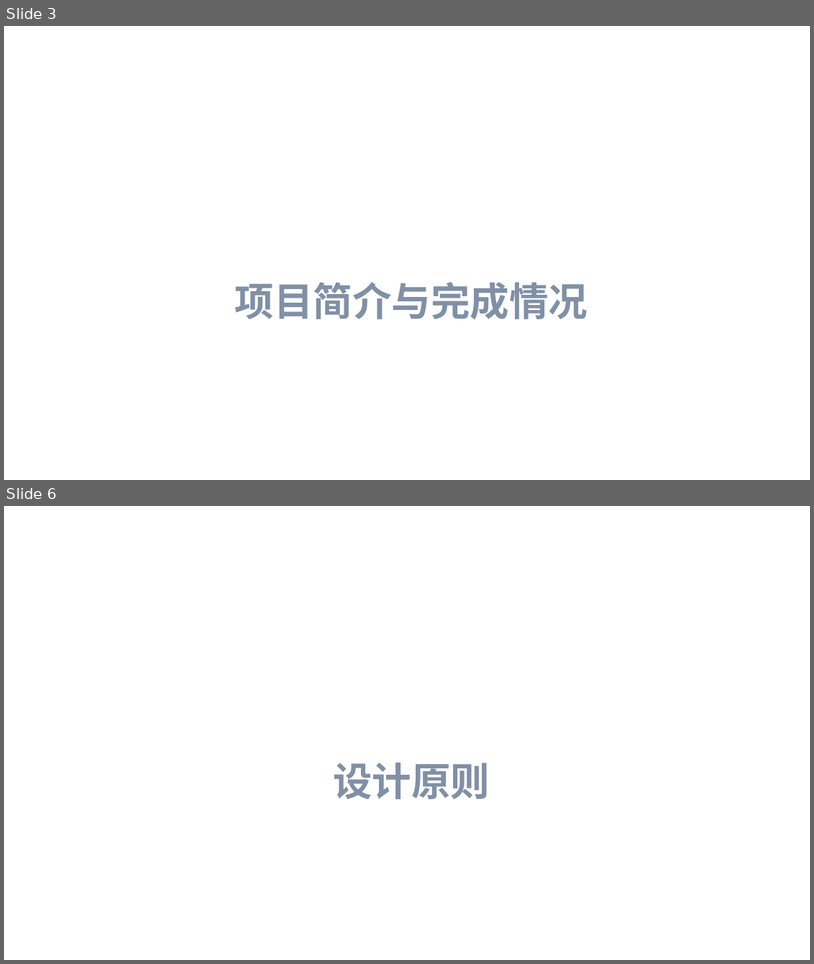
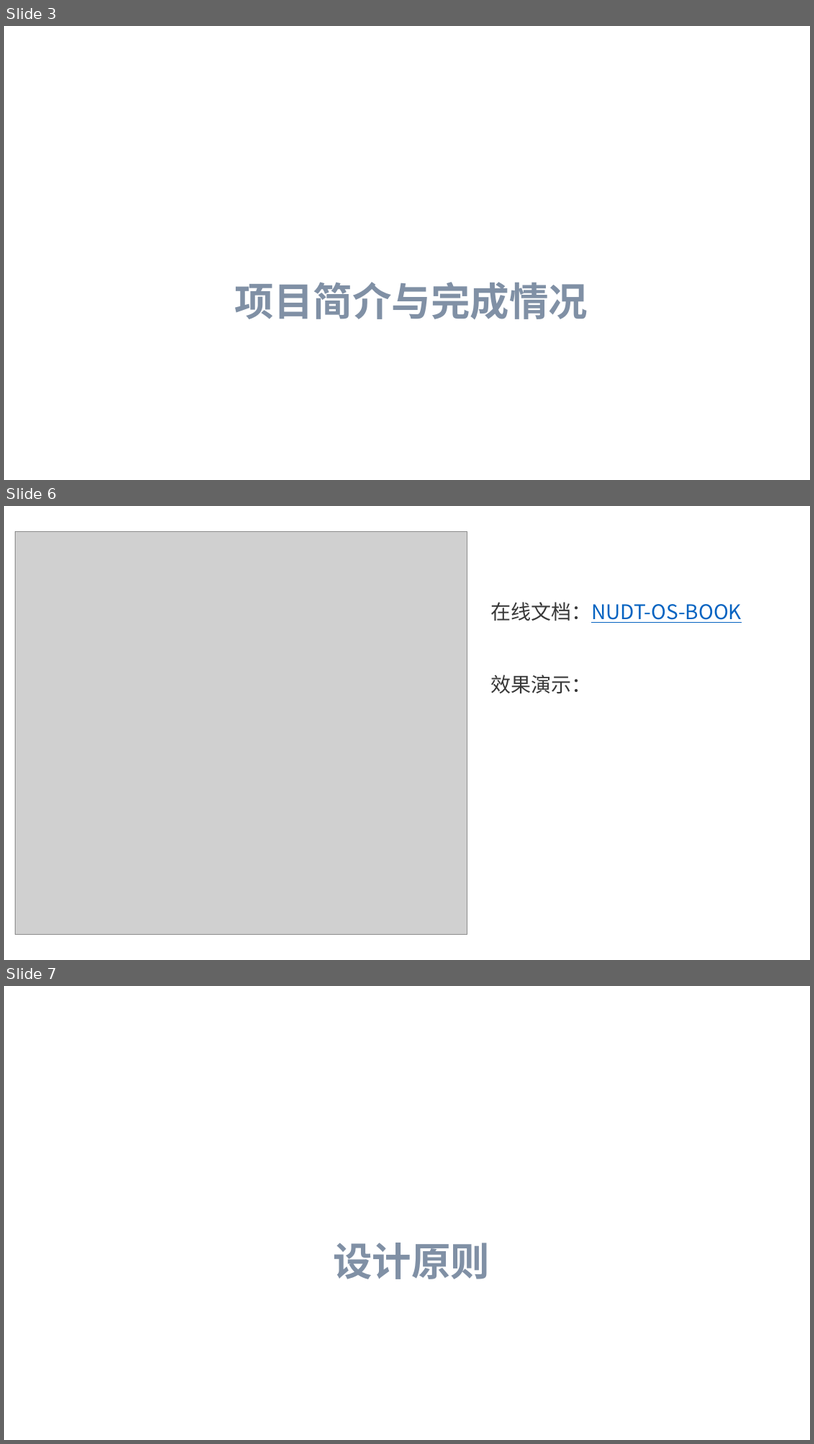
Before and after one commit to flying-rind/mini-Rust-os, a slide deck: tutorial/Mini-Rust-OS.pptx. Shown one above the other, each under a label of ours: slides 3 and 6 before the commit, slides 3, 6 and 7 after it; the slides between them are not shown. The pictures are 814x964 and 814x1444 pixels, drawn with LibreOffice and Linux fonts; fonts in the diff are those of the drawing; grey boxes stand for pictures; background and template pictures are left out. Boxes give left, top, right and bottom in pixels: in the first picture for what was removed or moved away, otherwise in the second. Text is boxed around its words. In the diff, an @@ line names an element or a change of style, - is before the commit and + after.

```diff
--- a/tutorial/Mini-Rust-OS.pptx
+++ b/tutorial/Mini-Rust-OS.pptx
@@ slide 6 added at (4, 506, 810, 960), background #FFFFFF @@
@@ picture added at (16, 532, 467, 934) @@
@@ text added at (491, 602, 742, 694), 18 pt, text #0563C1, underline @@
+在线文档：NUDT-OS-BOOK
+效果演示：
@@ what was slide 6 is now slide 7 @@
```
Also in this commit, not shown: 10 slides changed, 55 other files.
